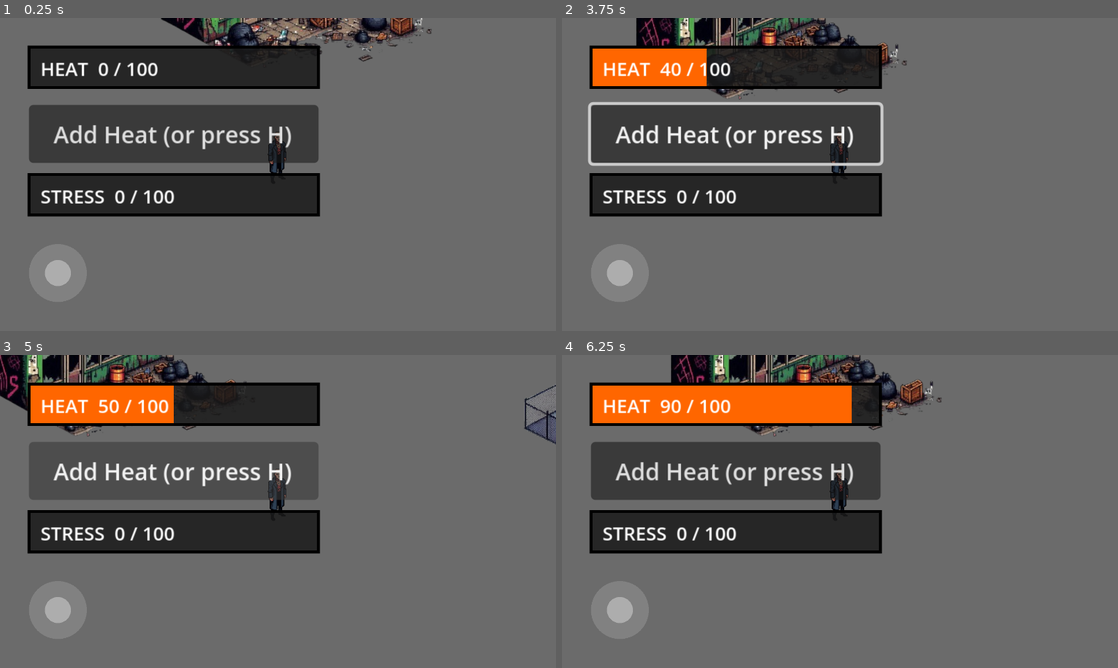
Above: before the commit, frames 1-4 (two rows, left to right).
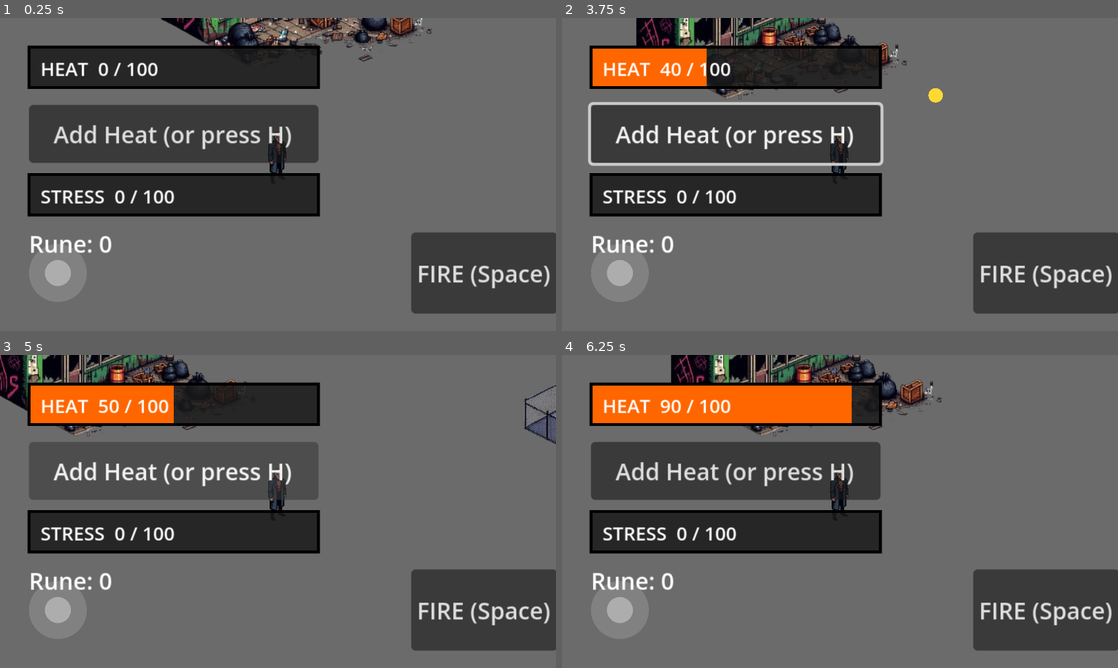
Above: after the commit, the same moments.

Repository: zowskyy/crxcibl3
Game: Godot game, scene res://scenes/TestRoom.tscn
Same seed, same stepped clock (60 frames per second), same inputs: the game is played once before the commit and once after it.
Inputs (mouse positions are in pixels of both pictures, inside the frame that each line leads up to):
- Up to frame 1 (0.25 s): no input
- Up to frame 2 (3.75 s): click (1045, 271) at 0.5 s, where only the run after the commit has a clickable "FIRE (Space)"; click "Add Heat (or press H)" at 1.25 s; tap Enter at 2 s; drag from (617, 271) to (895, 105) at 2.02 s; drag from (728, 190) to (812, 237) at 2.77 s; tap Space at 3.5 s; move the mouse to (895, 105) at 3.52 s; hold Right (ui_right) from 3.53 s (still down); tap H at 3.6 s
- Up to frame 3 (5 s): tap Space at 3.8 s; release Right (ui_right) at 4.25 s; drag from (250, 574) to (111, 464) at 4.27 s
- Up to frame 4 (6.25 s): tap Enter at 5 s; move the mouse to (1006, 558) at 5.02 s; hold Left (ui_left) 5.03-5.75 s; tap Space at 5.1, 5.27, 5.57 s; drag from (673, 464) to (756, 433) at 5.77 s

The runs differ from the first frame. In frame 1, 7.0% of the frame differs, in the area x 5-100%, y 68-95%; in frame 2, 7.1%, in the area x 5-100%, y 22-95%; in frame 3, 7.0%; in frame 4, 7.0%.

Commit message:
Slice 2.14: Metal Slug-style gun combat + Rune currency drops
Creative-direction pivot per the Architect: combat should feel like
Metal Slug (run-and-gun projectiles), reference The Warriors PS2's
brawl economy, and support a bodega upgrade shop spending Rune currency
-- specifically NOT another generic "kill the spawner" mechanic, which
is what a Crack House/Chop Shop generator would have been.

Bullet.gd: a projectile built entirely in code (Player.gd instantiates
one per shot rather than referencing a saved scene) -- travels in a
fixed direction, deals 15 damage to anything in the "enemy" group on
contact, self-frees after 1.2s or on hit.

Player.gd: tracks facing direction from movement input, gets a public
fire() method (0.25s cooldown, ~4 shots/sec) that TestRoom.gd wires to
a Fire button and Space key, same pattern as the existing Add Heat
button. MELEE_DAMAGE constant kept for lore/reference but is no longer
the attack path -- this replaces the melee-contact assumption from
Slices 2.11/2.12, which was never actually wired to anything since no
attack input existed yet.

Enemy.gd: added to the "enemy" group (for Bullet.gd's hit detection);
drops 1 Rune via GameState.add_resource() on death -- "Rune" isn't one
of GameState's predefined resource keys (Cash/Ammo/Intel) but
add_resource() creates it on first use, so no GameState.gd change
needed. This is the mission-side half of the Architect's requested
Rune economy; spending it at a bodega shop is the next slice.

TestRoom.tscn: Fire button bottom-right (mirroring the joystick's
bottom-left placement -- standard mobile twin-control layout), a Rune
counter added to the debug HUD column so kills are visibly confirmable.

Diff:
--- /dev/null
+++ b/godot/scenes/Bullet.gd
@@ -0,0 +1,44 @@
+extends Area2D
+## Metal Slug-style projectile -- Architect's creative direction: gun
+## combat, not melee-only punches. Built entirely in code (constructs its
+## own CollisionShape2D in _ready()) rather than as a separate .tscn,
+## since Player.gd instantiates a fresh one per shot.
+
+const SPEED := 400.0
+const DAMAGE := 15
+const LIFETIME := 1.2
+const RADIUS := 5.0
+
+var direction := Vector2.RIGHT
+
+var _age := 0.0
+
+
+func _ready() -> void:
+	var shape := CollisionShape2D.new()
+	var circle := CircleShape2D.new()
+	circle.radius = RADIUS
+	shape.shape = circle
+	add_child(shape)
+	body_entered.connect(_on_body_entered)
+
+
+func _physics_process(delta: float) -> void:
+	position += direction * SPEED * delta
+	_age += delta
+	if _age >= LIFETIME:
+		queue_free()
+
+
+func _on_body_entered(body: Node) -> void:
+	# Group check, not physics layers -- Player/Enemy are both on the
+	# engine's default layer/mask, so filtering by group is what keeps
+	# this from also triggering on the player who fired it.
+	if body.is_in_group("enemy") and body.has_method("take_damage"):
+		body.take_damage(DAMAGE)
+		Stress.on_hit_dealt()
+		queue_free()
+
+
+func _draw() -> void:
+	draw_circle(Vector2.ZERO, RADIUS, Color(1.0, 0.85, 0.2))
--- a/godot/scenes/Enemy.gd
+++ b/godot/scenes/Enemy.gd
@@ -21,6 +21,7 @@
 
 
 func _ready() -> void:
+	add_to_group("enemy")
 	# Deferred for the same reason Player's joystick lookup is: whichever
 	# node calls add_to_group("player") might not have run its _ready()
 	# yet at this point, depending on scene tree declaration order.
@@ -82,6 +83,11 @@
 		if _in_combat:
 			_in_combat = false
 			Stress.exit_combat()
+		# Rune drop (Architect's direction: earn Rune currency from mission
+		# combat, spend it at the bodega shop). "Rune" isn't in GameState's
+		# resources dict's initial keys (Cash/Ammo/Intel) but add_resource()
+		# creates it on first use -- no GameState.gd change needed for this.
+		GameState.add_resource("Rune", 1)
 		queue_free()
 
 
--- a/godot/scenes/Player.gd
+++ b/godot/scenes/Player.gd
@@ -13,11 +13,16 @@
 
 const SPEED := 120.0
 const MAX_HEALTH := 120
-const MELEE_DAMAGE := 15
+const MELEE_DAMAGE := 15  # kept for reference/lore continuity; no longer the attack path
+
+const BULLET_SCRIPT := preload("res://scenes/Bullet.gd")
+const FIRE_COOLDOWN := 0.25  # ~4 shots/sec, Metal Slug-ish rapid but not instant
 
 var health := MAX_HEALTH
 
 var _joystick: Control = null
+var _facing := Vector2.RIGHT
+var _fire_timer := 0.0
 
 
 func _ready() -> void:
@@ -34,7 +39,7 @@
 	_joystick = get_tree().get_first_node_in_group("virtual_joystick")
 
 
-func _physics_process(_delta: float) -> void:
+func _physics_process(delta: float) -> void:
 	var input_vector := Vector2.ZERO
 	if _joystick and _joystick.output.length() > 0.0:
 		input_vector = _joystick.output
@@ -42,6 +47,27 @@
 		input_vector = Input.get_vector("ui_left", "ui_right", "ui_up", "ui_down")
 	velocity = input_vector * SPEED
 	move_and_slide()
+
+	if input_vector.length() > 0.0:
+		_facing = input_vector.normalized()
+
+	_fire_timer = maxf(0.0, _fire_timer - delta)
+
+
+## Public so TestRoom.gd can wire a Fire button/key to it (same pattern as
+## the existing Add Heat button) -- Metal Slug-style gun combat per the
+## Architect's direction, replacing the melee-contact assumption from
+## Slice 2.11/2.12 (MELEE_DAMAGE was never actually used by any attack).
+func fire() -> void:
+	if _fire_timer > 0.0:
+		return
+	_fire_timer = FIRE_COOLDOWN
+
+	var bullet := Area2D.new()
+	bullet.set_script(BULLET_SCRIPT)
+	bullet.direction = _facing
+	get_parent().add_child(bullet)
+	bullet.global_position = global_position + _facing * 12.0
 
 
 func take_damage(amount: int) -> void:
--- a/godot/scenes/TestRoom.gd
+++ b/godot/scenes/TestRoom.gd
@@ -4,12 +4,21 @@
 ## the "Add Heat" button (or the H key) to bump GameState.heat -- the
 ## HeatMeter HUD (Slice 2.10) polls and redraws itself, no manual
 ## refresh call needed here anymore.
+##
+## Slice 2.14: also wires the Fire button/Space key to Player.fire() --
+## Metal Slug-style gun combat per the Architect's direction. RuneLabel
+## polls GameState.resources.Rune so kills (Enemy.gd drops 1 Rune each)
+## are visibly confirmable, same reasoning as the Heat/Stress meters.
 
 @onready var add_heat_button: Button = $CanvasLayer/AddHeatButton
+@onready var fire_button: Button = $CanvasLayer/FireButton
+@onready var rune_label: Label = $CanvasLayer/RuneLabel
+@onready var player: CharacterBody2D = $Player
 
 
 func _ready() -> void:
 	add_heat_button.pressed.connect(_on_add_heat_pressed)
+	fire_button.pressed.connect(_on_fire_pressed)
 
 
 func _process(delta: float) -> void:
@@ -17,12 +26,20 @@
 	# Stress.tick() is what applies its out-of-combat decay -- without
 	# this it would climb from Enemy.gd's hooks but never come back down.
 	Stress.tick(delta)
+	rune_label.text = "Rune: %d" % GameState.resources.get("Rune", 0)
 
 
 func _unhandled_key_input(event: InputEvent) -> void:
-	if event is InputEventKey and event.pressed and event.keycode == KEY_H:
-		_on_add_heat_pressed()
+	if event is InputEventKey and event.pressed:
+		if event.keycode == KEY_H:
+			_on_add_heat_pressed()
+		elif event.keycode == KEY_SPACE:
+			_on_fire_pressed()
 
 
 func _on_add_heat_pressed() -> void:
 	GameState.modify_heat(10.0)
+
+
+func _on_fire_pressed() -> void:
+	player.fire()
--- a/godot/scenes/TestRoom.tscn
+++ b/godot/scenes/TestRoom.tscn
@@ -126,6 +126,13 @@
 offset_bottom = 136.0
 script = ExtResource("11")
 
+[node name="RuneLabel" type="Label" parent="CanvasLayer"]
+offset_left = 20.0
+offset_top = 144.0
+offset_right = 220.0
+offset_bottom = 172.0
+text = "Rune: 0"
+
 [node name="VirtualJoystick" type="Control" parent="CanvasLayer"]
 anchor_left = 0.0
 anchor_top = 1.0
@@ -136,3 +143,14 @@
 offset_right = 68.0
 offset_bottom = -12.0
 script = ExtResource("3")
+
+[node name="FireButton" type="Button" parent="CanvasLayer"]
+anchor_left = 1.0
+anchor_top = 1.0
+anchor_right = 1.0
+anchor_bottom = 1.0
+offset_left = -100.0
+offset_top = -68.0
+offset_right = -20.0
+offset_bottom = -12.0
+text = "FIRE (Space)"
